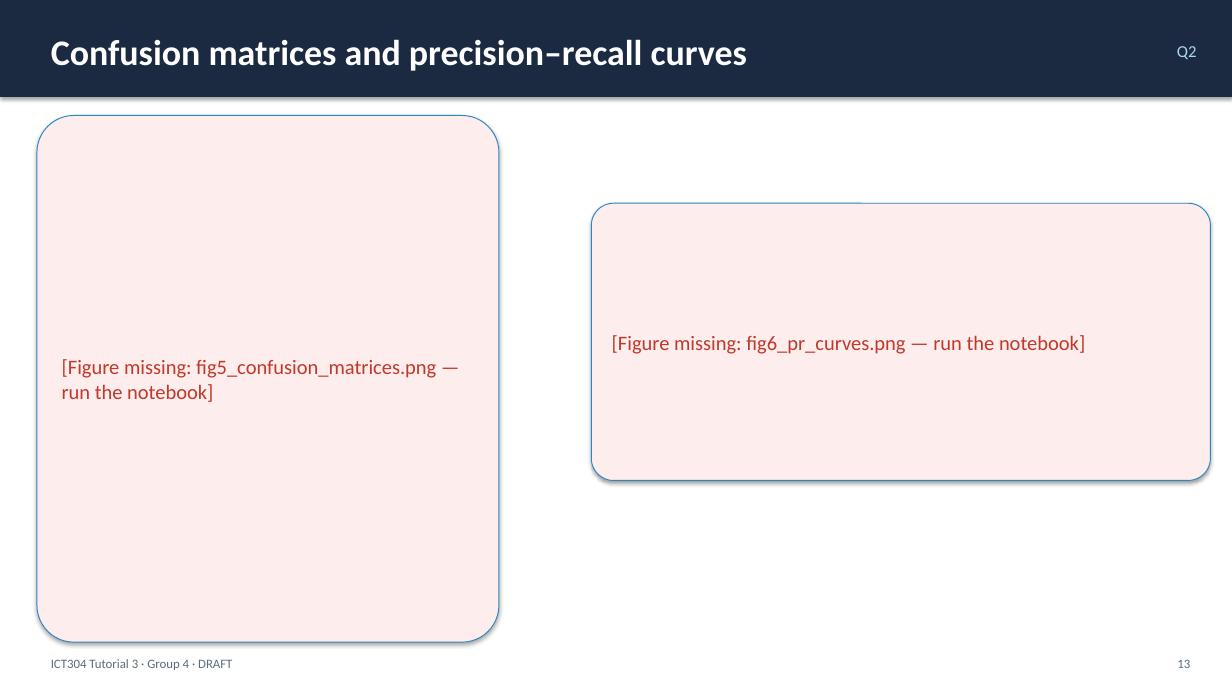
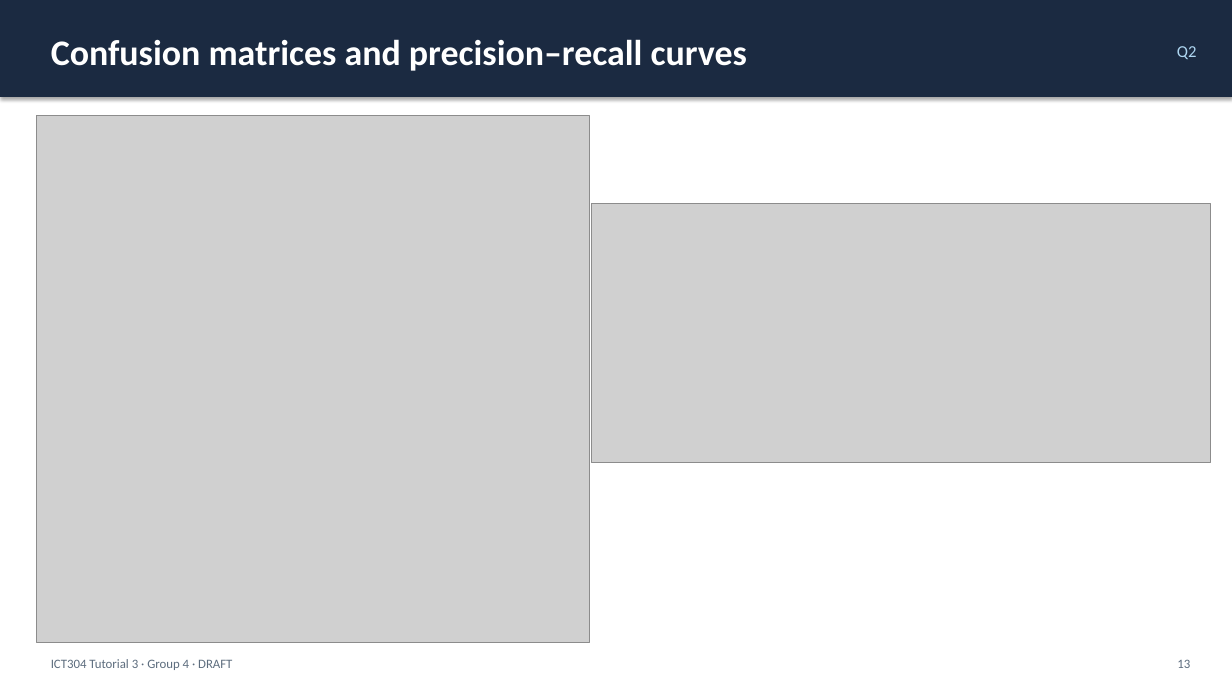
Before and after one commit to abey-joseph/ICT304-Tutorial3-Group4, a slide deck: slide 13 of Presentation/ICT304_Tutorial3_Group4_DRAFT.pptx. Drawn at 1232x693 pixels with LibreOffice and Linux fonts; fonts in the diff are those of the drawing; grey boxes stand for pictures. Boxes give left, top, right and bottom in pixels: in the first picture for what was removed or moved away, otherwise in the second. Text is boxed around its words. In the diff, an @@ line names an element or a change of style, - is before the commit and + after.

```diff
--- a/Presentation/ICT304_Tutorial3_Group4_DRAFT.pptx
+++ b/Presentation/ICT304_Tutorial3_Group4_DRAFT.pptx
@@ rounded rectangle removed at (x1=37, y1=116, x2=499, y2=642) @@
-[Figure missing: fig5_confusion_matrices.png — run the notebook]
@@ picture added at (x1=37, y1=116, x2=590, y2=642) @@
@@ rounded rectangle removed at (x1=592, y1=203, x2=1211, y2=481) @@
-[Figure missing: fig6_pr_curves.png — run the notebook]
@@ picture added at (x1=592, y1=203, x2=1211, y2=463) @@
```
Also in this commit, not shown: 4 other slides changed, 1 slide added, 1 slide removed, 10 other files.
